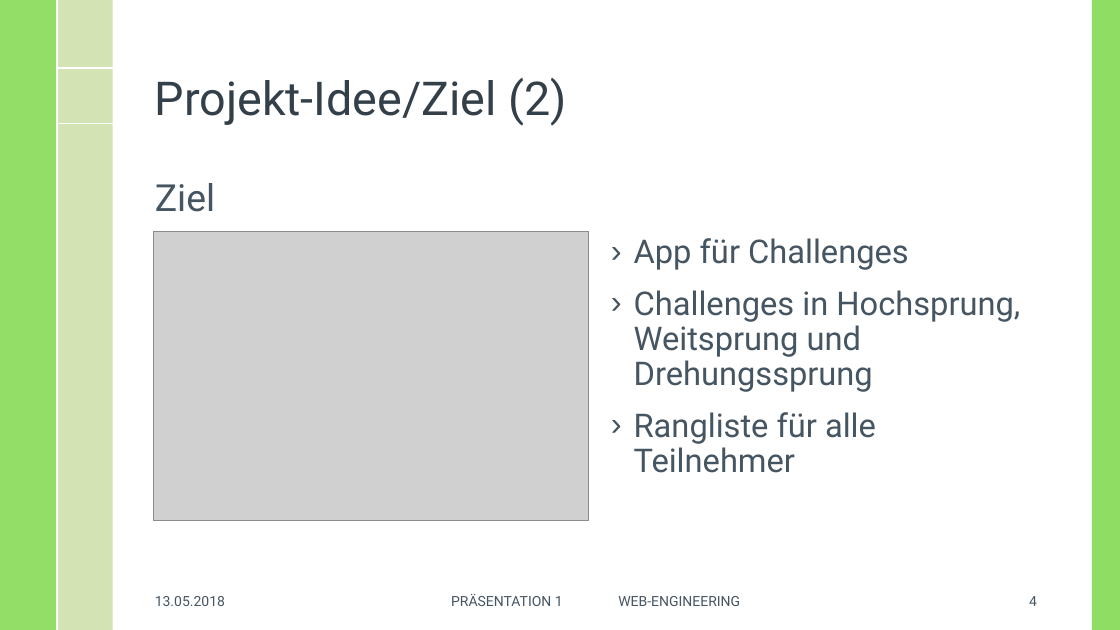
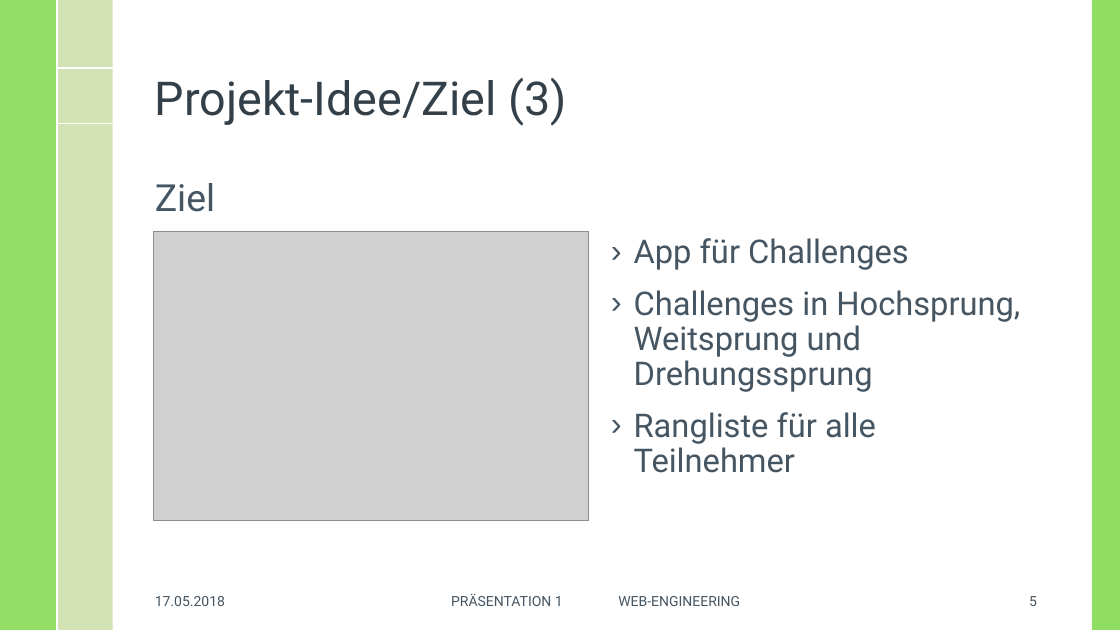
Before and after one commit to MasterInformatikHsBochum/data-app, a slide deck: slide 5 of Praesentation/WE-Präsentation1-18_05_18.pptx (slide 4 before the commit). Drawn at 1120x630 pixels with LibreOffice and Linux fonts; fonts in the diff are those of the drawing; grey boxes stand for pictures; background and template pictures are left out. Boxes give left, top, right and bottom in pixels: in the first picture for what was removed or moved away, otherwise in the second. Text is boxed around its words. In the diff, an @@ line names an element or a change of style, - is before the commit and + after.

```diff
--- a/Praesentation/WE-Präsentation1-18_05_18.pptx
+++ b/Praesentation/WE-Präsentation1-18_05_18.pptx
@@ title at bbox=[155, 78, 566, 126]: text changed @@
-Projekt-Idee/Ziel (2)
+Projekt-Idee/Ziel (3)
@@ text at bbox=[155, 596, 225, 606]: text changed @@
-13.05.2018
+17.05.2018
@@ page number at bbox=[1029, 596, 1037, 606]: text changed @@
-4
+5
```
Also in this commit, not shown: 7 other slides changed, 1 slide added, 2 other files.
